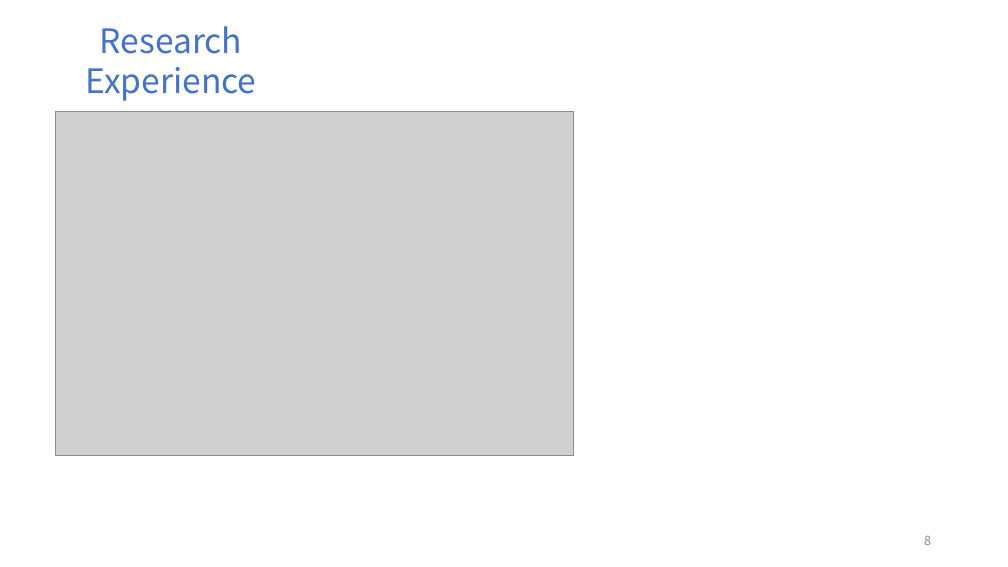
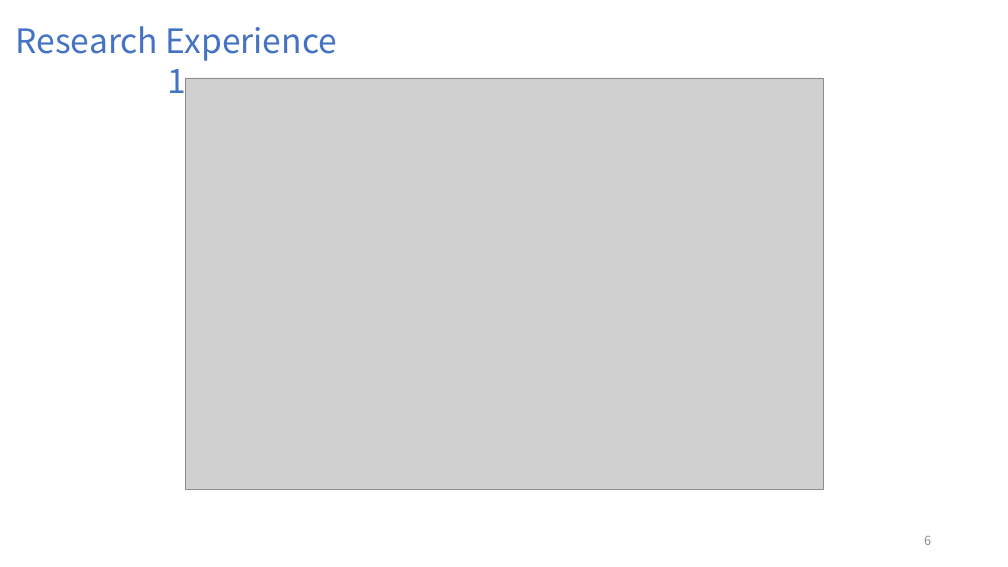
Before and after one commit to FriderickYu/Z3_Ex, a slide deck: slide 6 of Presentation.pptx (slide 8 before the commit). Drawn at 1008x567 pixels with LibreOffice and Linux fonts; fonts in the diff are those of the drawing; grey boxes stand for pictures. Boxes give left, top, right and bottom in pixels: in the first picture for what was removed or moved away, otherwise in the second. Text is boxed around its words. In the diff, an @@ line names an element or a change of style, - is before the commit and + after.

```diff
--- a/Presentation.pptx
+++ b/Presentation.pptx
@@ text at (16, 26, 337, 102): text changed @@
-Research Experience
+Research Experience 1
@@ picture added at (185, 78, 823, 489) @@
@@ picture removed at (55, 111, 573, 455) @@
```
Also in this commit, not shown: 7 other slides changed, 8 slides added, 4 slides removed, 1 other file.
